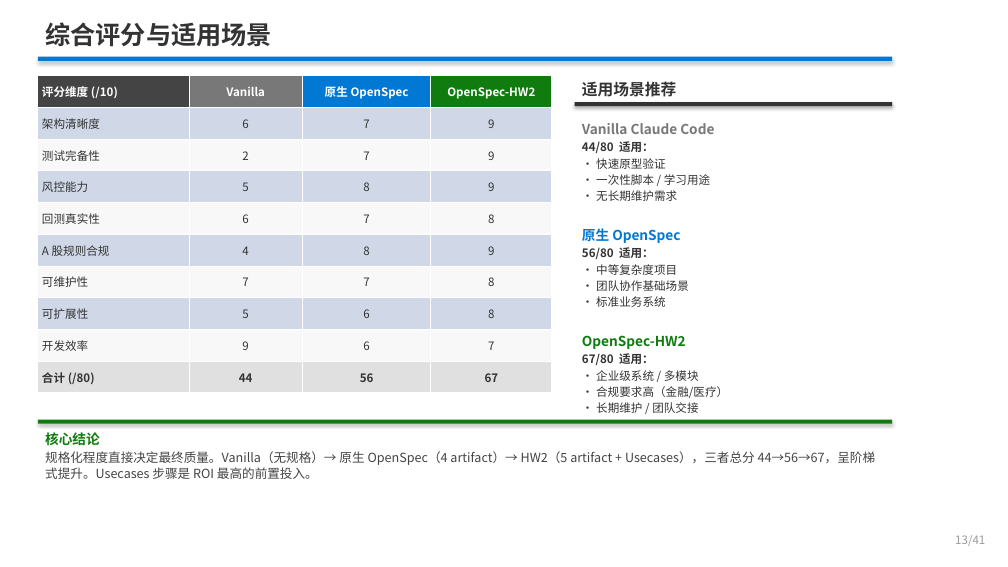
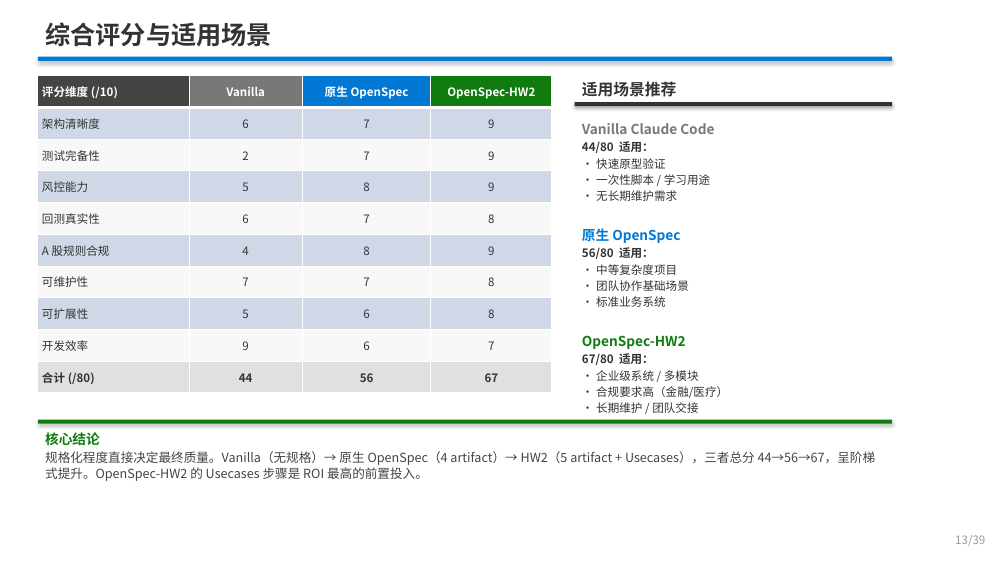
Before and after one commit to ZhifeiDou/OpenSpec_Modify, a slide deck: slide 9 of OpenSpec_技术研究汇报.pptx (slide 13 before the commit). Drawn at 1008x567 pixels with LibreOffice and Linux fonts; fonts in the diff are those of the drawing. Boxes give left, top, right and bottom in pixels: in the first picture for what was removed or moved away, otherwise in the second. Text is boxed around its words. In the diff, an @@ line names an element or a change of style, - is before the commit and + after.

```diff
--- a/OpenSpec_技术研究汇报.pptx
+++ b/OpenSpec_技术研究汇报.pptx
@@ text at (45,451,876,481): text changed @@
-规格化程度直接决定最终质量。Vanilla（无规格）→ 原生 OpenSpec（4 artifact）→ HW2（5 artifact + Usecases），三者总分 44→56→67，呈阶梯式提升。Usecases 步骤是 ROI 最高的前置投入。
+规格化程度直接决定最终质量。Vanilla（无规格）→ 原生 OpenSpec（4 artifact）→ HW2（5 artifact + Usecases），三者总分 44→56→67，呈阶梯式提升。OpenSpec-HW2 的 Usecases 步骤是 ROI 最高的前置投入。
@@ text at (955,535,985,546): text changed @@
-13/41
+13/39
```
Also in this commit, not shown: 34 other slides changed, 6 slides removed.
